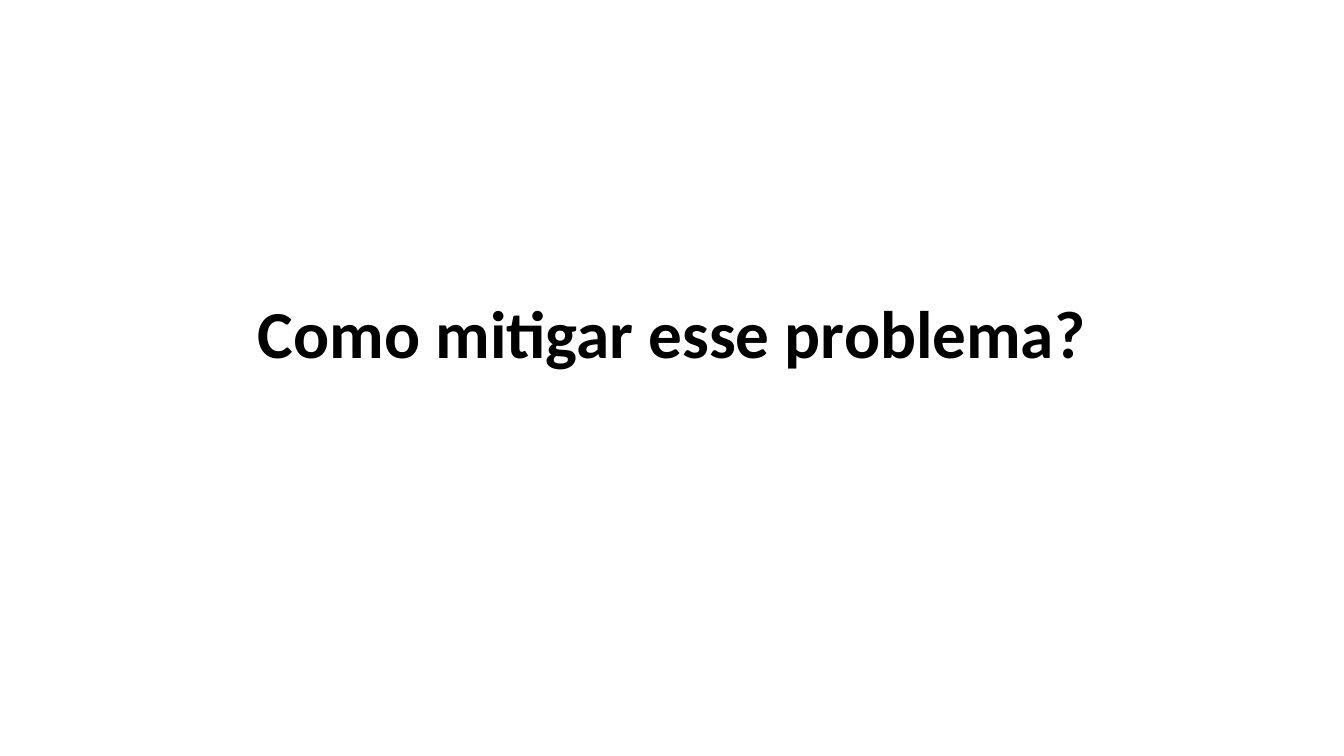
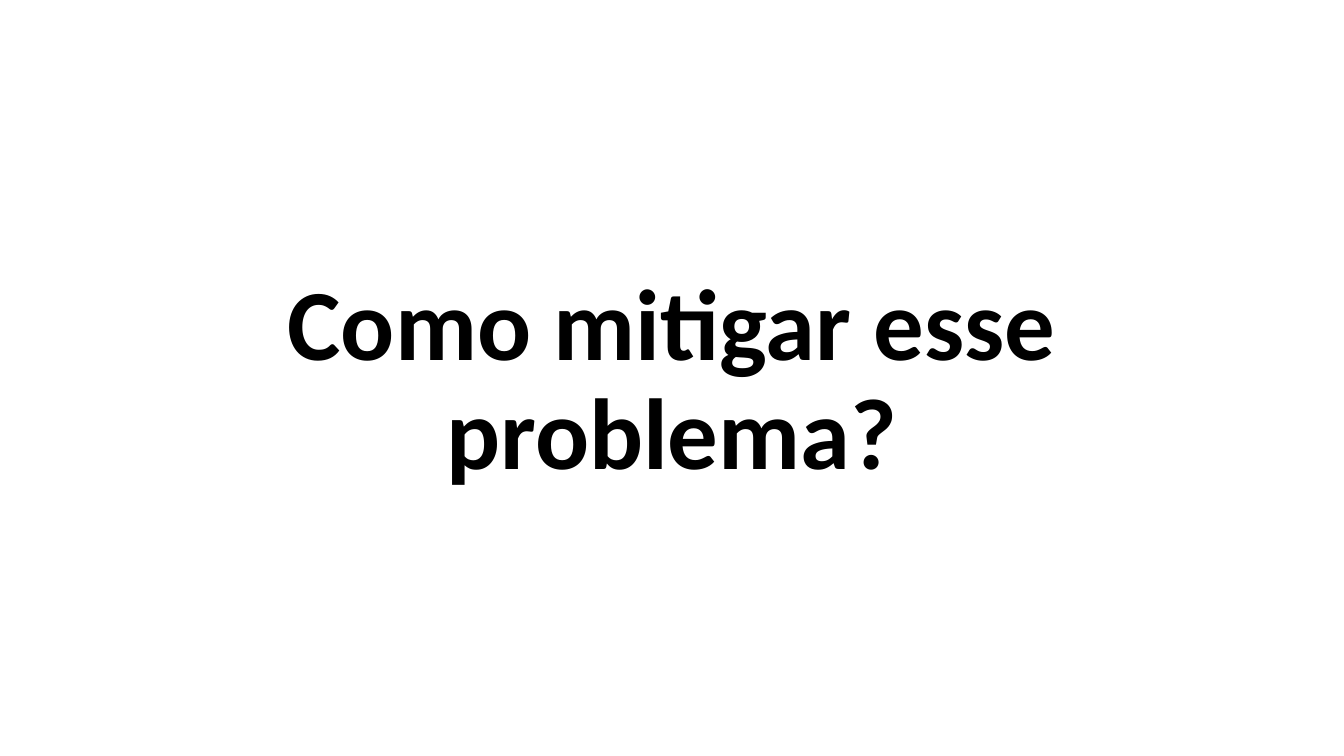
Before and after one commit to zz4fap/c24_inteligencia_artificial, a slide deck: slide 66 of slides/C24_MLP.pptx (slide 64 before the commit). Drawn at 1344x756 pixels with LibreOffice and Linux fonts; fonts in the diff are those of the drawing. Boxes give left, top, right and bottom in pixels: in the first picture for what was removed or moved away, otherwise in the second. Text is boxed around its words. In the diff, an @@ line names an element or a change of style, - is before the commit and + after.

```diff
--- a/slides/C24_MLP.pptx
+++ b/slides/C24_MLP.pptx
@@ text "Como mitigar esse problema?": place and size @@
-text "Como mitigar esse problema?" at box(258, 310, 1085, 370)
+text "Como mitigar esse problema?" at box(288, 289, 1056, 485)
@@ text "Como mitigar esse problema?" at box(288, 289, 1056, 485): size 48 to 72 pt @@
```
Also in this commit, not shown: 4 other slides changed, 2 slides added, 1 other file.
